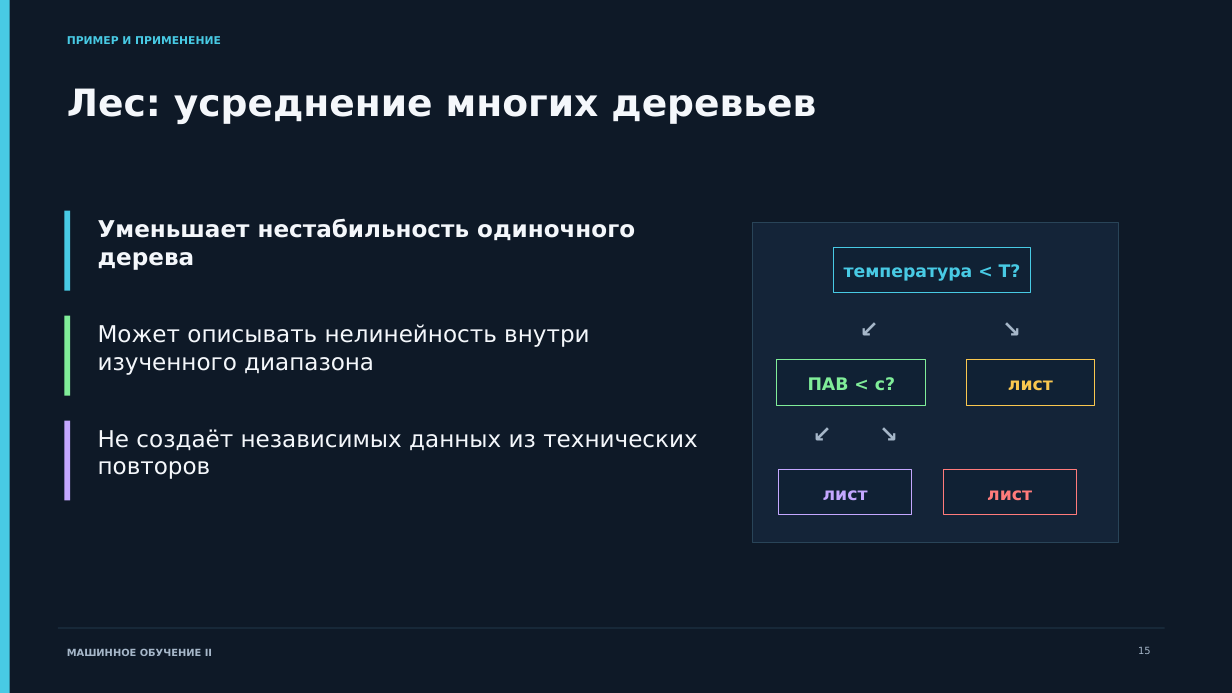
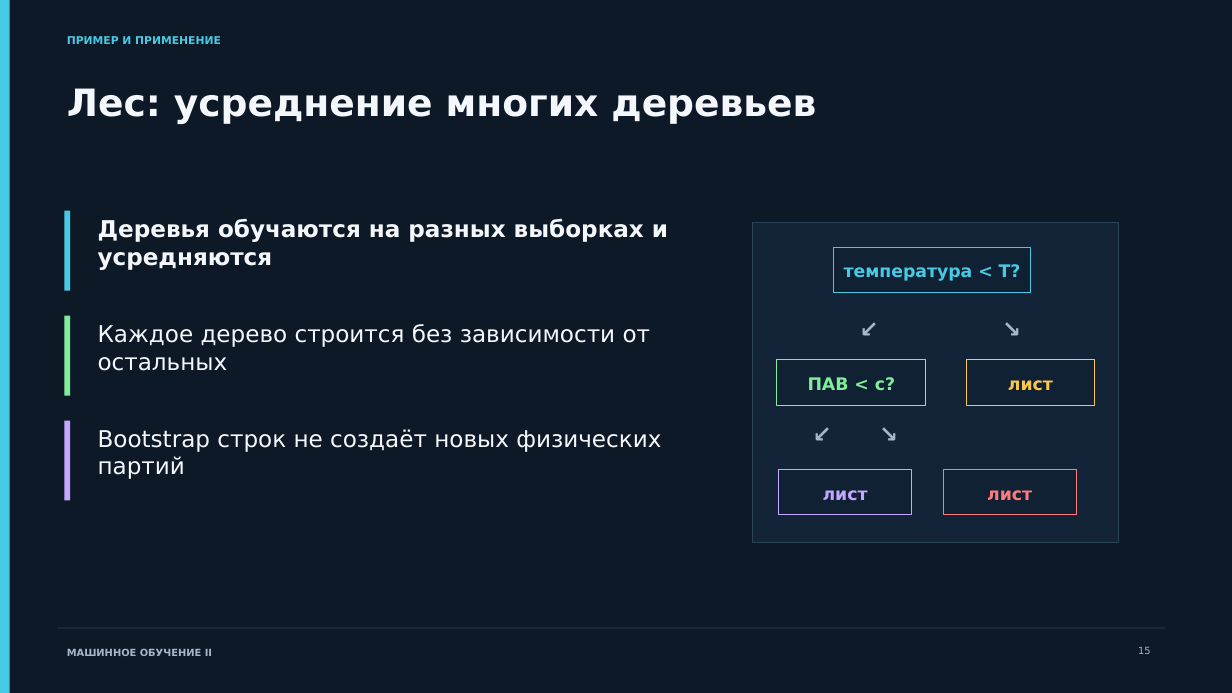
Before and after one commit to ashrpv/computer_science_in_nanoscience, a slide deck: slide 15 of slides/12-ml-methods_and_experiment.pptx. Drawn at 1232x693 pixels with LibreOffice and Linux fonts; fonts in the diff are those of the drawing. Boxes give left, top, right and bottom in pixels: in the first picture for what was removed or moved away, otherwise in the second. Text is boxed around its words. In the diff, an @@ line names an element or a change of style, - is before the commit and + after.

```diff
--- a/slides/12-ml-methods_and_experiment.pptx
+++ b/slides/12-ml-methods_and_experiment.pptx
@@ text at (x1=98, y1=218, x2=668, y2=270): text changed @@
-Уменьшает нестабильность одиночного дерева
+Деревья обучаются на разных выборках и усредняются
@@ text at (x1=98, y1=324, x2=651, y2=371): text changed @@
-Может описывать нелинейность внутри изученного диапазона
+Каждое дерево строится без зависимости от остальных
@@ text at (x1=98, y1=429, x2=661, y2=479): text changed @@
-Не создаёт независимых данных из технических повторов
+Bootstrap строк не создаёт новых физических партий
```
Also in this commit, not shown: 19 other slides changed, 1 slide added, 1 slide removed, 4 other files.
